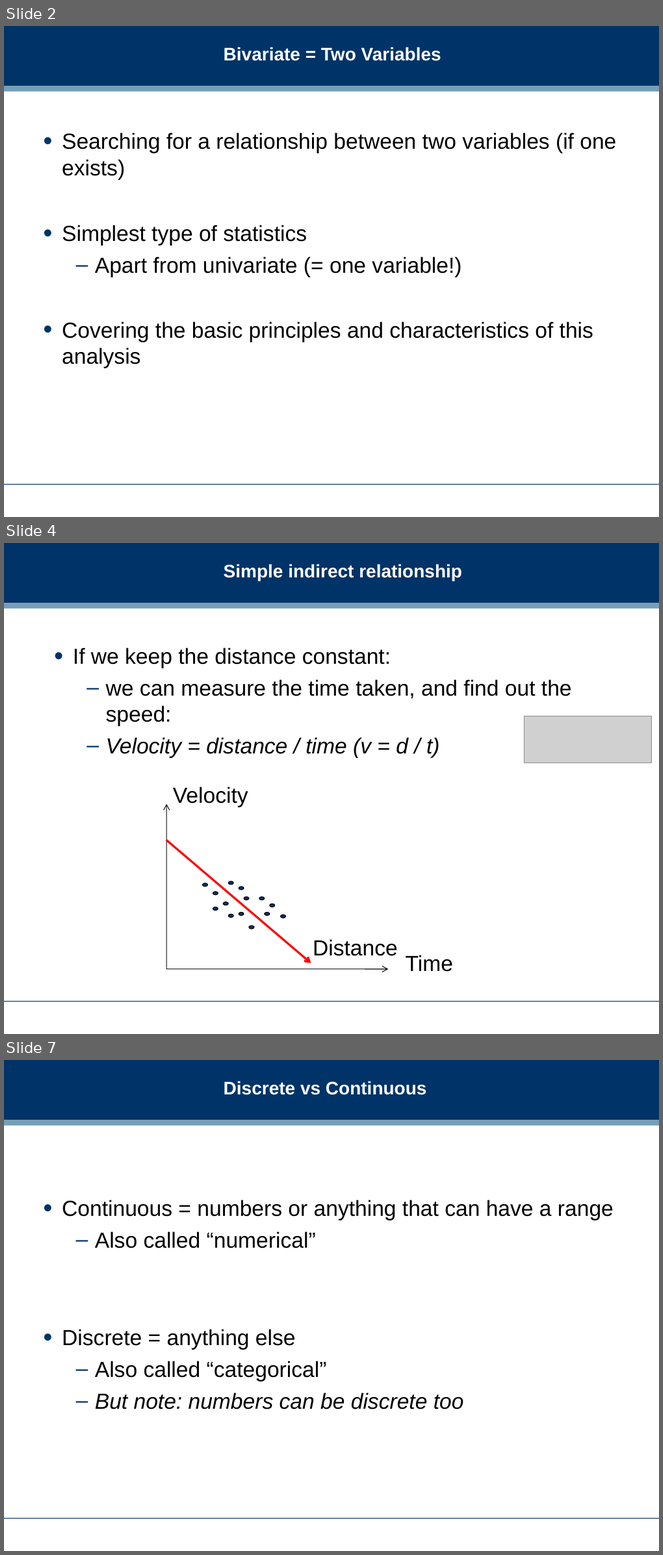
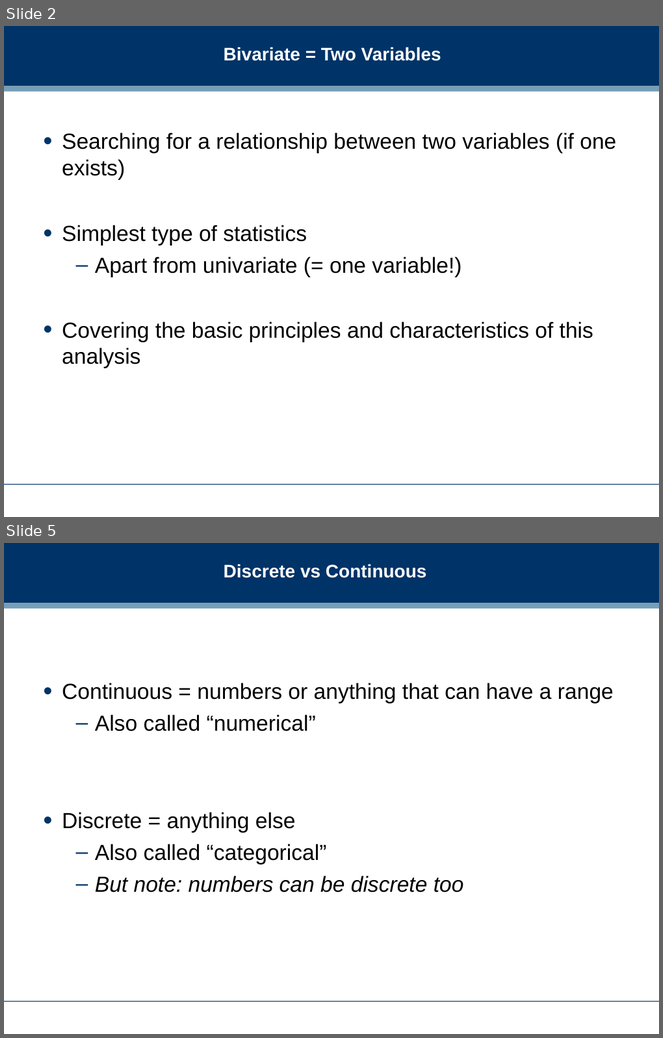
Before and after one commit to dreamind/ix, a slide deck: lectures/making-sense-data/bivariate-analysis.ppt. Shown one above the other, each under a label of ours: slides 2, 4 and 7 before the commit, slides 2 and 5 after it; the slides between them are not shown. The pictures are 663x1555 and 663x1038 pixels, drawn with LibreOffice and Linux fonts; fonts in the diff are those of the drawing; grey boxes stand for pictures; background and template pictures are left out. Boxes give left, top, right and bottom in pixels: in the first picture for what was removed or moved away, otherwise in the second. Text is boxed around its words. In the diff, an @@ line names an element or a change of style, - is before the commit and + after.

```diff
--- a/lectures/making-sense-data/bivariate-analysis.ppt
+++ b/lectures/making-sense-data/bivariate-analysis.ppt
@@ slide 4 removed at (4, 543, 659, 1034), background #FFFFFF; not listed: 3 template elements that a slide beside it also shows @@
@@ title removed at (224, 564, 462, 581) @@
-Simple indirect relationship
@@ text removed at (73, 648, 572, 758) @@
-• If we keep the distance constant:
-  – we can measure the time taken, and find out the speed:
-  – Velocity = distance / time (v = d / t)
@@ picture removed at (524, 717, 651, 763) @@
@@ text removed at (173, 787, 248, 808) @@
-Velocity
@@ arrow removed from (166, 969) to (166, 804) @@
@@ arrow removed from (166, 841) to (311, 964) @@
@@ ellipse removed at (202, 884, 207, 887) @@
@@ ellipse removed at (213, 891, 218, 895) @@
@@ ellipse removed at (229, 882, 234, 885) @@
@@ ellipse removed at (239, 887, 244, 890) @@
@@ ellipse removed at (213, 907, 218, 910) @@
@@ ellipse removed at (224, 902, 229, 905) @@
@@ ellipse removed at (239, 913, 244, 916) @@
@@ ellipse removed at (244, 897, 249, 900) @@
@@ ellipse removed at (259, 897, 265, 900) @@
@@ ellipse removed at (265, 913, 270, 916) @@
@@ ellipse removed at (270, 904, 275, 907) @@
@@ ellipse removed at (229, 915, 234, 918) @@
@@ ellipse removed at (249, 926, 254, 929) @@
@@ ellipse removed at (280, 915, 285, 919) @@
@@ text removed at (313, 939, 398, 956) @@
-Distance
@@ arrow removed from (166, 969) to (389, 969) @@
@@ text removed at (406, 955, 453, 972) @@
-Time
@@ what was slide 7 is now slide 5 @@
```
Also in this commit, not shown: 8 slides changed, 3 slides added, 3 other slides removed, 8 other files.
